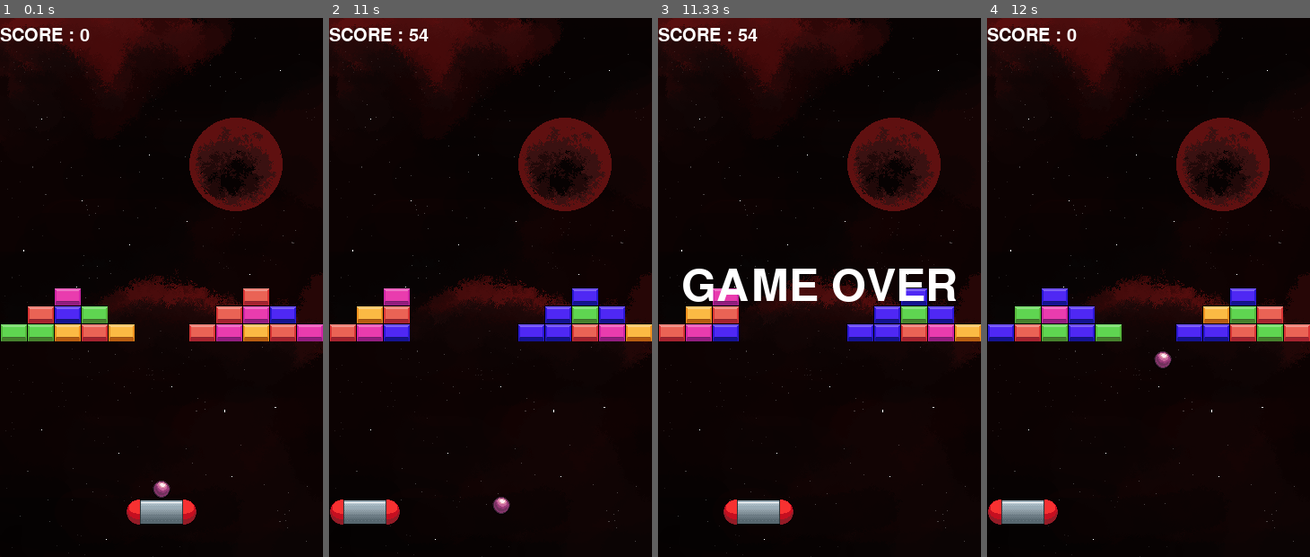
Above: before the commit, frames 1-4 (left to right).
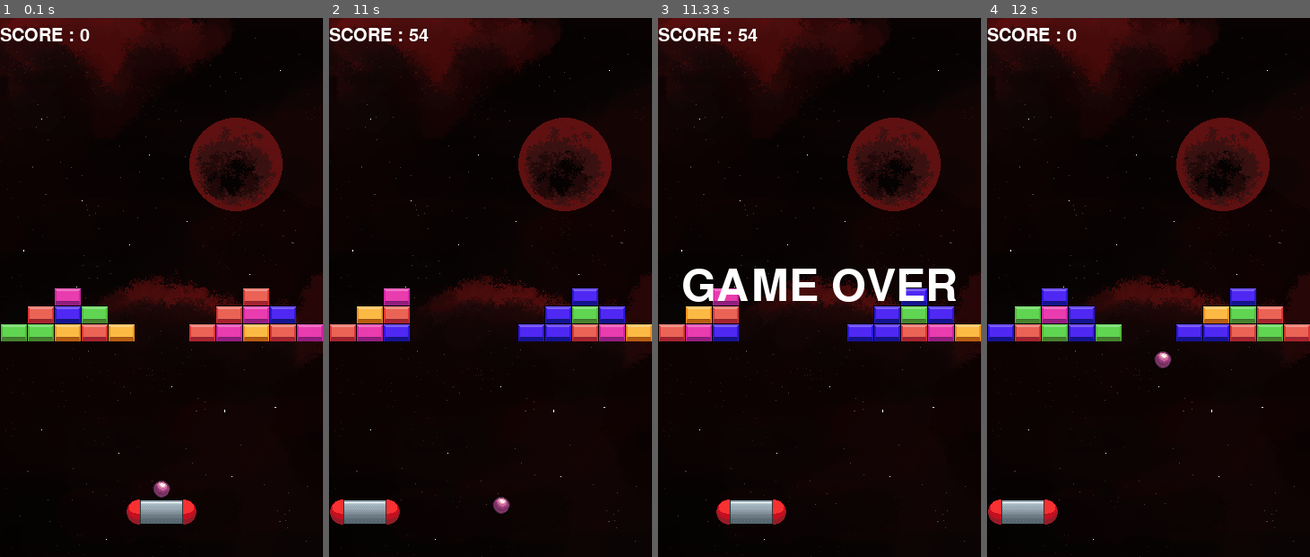
Above: after the commit, the same moments.

Repository: Tequila-Mockingbird-Chevaliers/pygameSummerJam
Game: pygame game, started from main.py
Two runs of this game, one before a commit and one after it. Both use one fixed random seed, a clock stepped at 60 frames per second and the inputs below.
Inputs:
- Up to frame 1 (0.1 s): no input
- Up to frame 2 (11 s): hold Enter 0.33-0.97 s; hold Right 0.33-0.97 s; hold Right 1-1.63 s; tap Space at 1.07, 1.37, 1.73, 2.03, 2.23, 2.53, 2.73, 3.03, 3.23, 3.53, 3.8, 4.1, 4.23, 4.53, 4.9, 5.2, 5.4, 5.7, 5.9, 6.2, 6.4, 6.7, 6.97, 7.27, 7.4, 7.7, 8.07, 8.37, 8.57, 8.87, 9.07, 9.37, 9.57, 9.87, 10.07, 10.37, 10.63, 10.93 s; hold Left 1.67-2.13 s; hold Right 2.17-2.63 s; hold Right 2.67-3.13 s; hold Left 3.17-3.7 s; hold Left 3.73-4.13 s; hold Right 4.17-4.8 s; hold Left 4.83-5.3 s; hold Right 5.33-5.8 s; hold Right 5.83-6.3 s; hold Left 6.33-6.87 s; hold Left 6.9-7.3 s; hold Right 7.33-7.97 s; hold Left 8-8.47 s; hold Right 8.5-8.97 s; hold R 9-9.47 s; hold Right 9-9.47 s; hold Right 9.5-9.97 s; hold Left 10-10.53 s; hold Left 10.57-10.97 s
- Up to frame 3 (11.33 s): hold Right from 11 s (still down); tap Space at 11.07 s
- Up to frame 4 (12 s): tap Space at 11.37, 11.73 s; release Right at 11.63 s; hold Left from 11.67 s (still down)

Frames 1-2 are identical in both runs. In frame 3, 0.5% of the frame differs, in the area x 18-42%, y 89-94%; in frame 4, nothing differs.

Commit message:
Added possibility to have multiple levels

Diff:
--- a/src/constants.py
+++ b/src/constants.py
@@ -20,6 +20,8 @@
 SPACESHIP_SHOOT_TIMER = 2350
 LASER_SPEED = 7
 
+TIMER_BETWEEN_LEVELS = 2000
+
 MAIN_FOLDER = Path(sys.argv[0]).parent
 ASSETS_FOLDER = MAIN_FOLDER / "assets"
 IMAGE_FOLDER = ASSETS_FOLDER / "images"
--- a/src/scenes/game_scene.py
+++ b/src/scenes/game_scene.py
@@ -31,15 +31,19 @@
         self.initialize_game()
 
     def initialize_game(self):
+        self.current_level = 1
+        self.game_state.score = 0
+        self.initialize_level()
+
+    def initialize_level(self):
         self.game_state.init_game()
         self.game_state.clear_objects()
         self.game_state.add_object("paddle", Paddle(self.game_state))
         self.game_state.add_object("ball", Ball(self.game_state))
         self.game_state.create_object_group("spaceships")
-        self.game_state.score = 0
         self.spaceship_spawn_timer = Timer(const.SPACESHIP_SPAWN_TIMER)
         self.free_positions = {0, 1, 2, 3, 4, 5}
-        brick_generator = BrickGenerator(1)
+        brick_generator = BrickGenerator(self.current_level)
         for brick_pos in brick_generator.bricks:
             self.game_state.add_object("bricks", Brick(self.game_state, brick_pos))
 
@@ -56,13 +60,14 @@
                 elif event.key == pygame.K_r:
                     self.initialize_game()
 
-                elif (
-                    self.game_state.defeat or self.game_state.victory
-                ) and event.key in [
+                elif event.key in [
                     pygame.K_SPACE,
                     pygame.K_RETURN,
                 ]:
-                    self.initialize_game()
+                    if self.game_state.defeat:
+                        self.initialize_game()
+                    elif self.game_state.victory:
+                        self.initialize_level()
 
     def update(self):
         """
@@ -90,7 +95,8 @@
                         "spaceships", Spaceship(self.game_state, position)
                     )
 
-            self.game_state.update()
+        if self.game_state.update():
+            self.initialize_level()
 
     def render(self, screen: pygame.Surface):
         """
@@ -156,3 +162,5 @@
 
     def handle_victory(self):
         self.game_state.victory = True
+        self.game_state.timer_before_next_level.start_timer()
+        self.current_level += 1
--- a/src/state/game_state.py
+++ b/src/state/game_state.py
@@ -3,8 +3,10 @@
 
 import math
 
-from src.entities.object_manager import ObjectManager, ObjectGroup
+from src.constants import TIMER_BETWEEN_LEVELS
+from src.entities.object_manager import ObjectManager
 from src.assets import Assets
+from src.timer import Timer
 
 
 class GameState(ObjectManager):
@@ -18,14 +20,16 @@
         """
         super().__init__()
         self.assets = Assets()
+        self.timer_before_next_level = Timer(TIMER_BETWEEN_LEVELS, False)
+        self.score: int = 0
         self.init_game()
 
     def init_game(self):
         """
-        Start a game
+        Start a new level
         """
+        self.timer_before_next_level.stop_timer()
         self.start_time: float = 0
-        self.score: int = 0
         self.in_play: bool = False
         self.defeat: bool = False
         self.victory: bool = False
@@ -44,6 +48,14 @@
         """
         div = max(math.sqrt(time.perf_counter() - self.start_time), 1)
         self.score += int(15 / div) + 3
+
+    def update(self):
+        if not self.victory and not self.defeat:
+            super().update()
+        if self.timer_before_next_level.check_time():
+            self.timer_before_next_level.stop_timer()
+            return True
+        return False
 
     def render(self, screen: pygame.Surface):
         """
